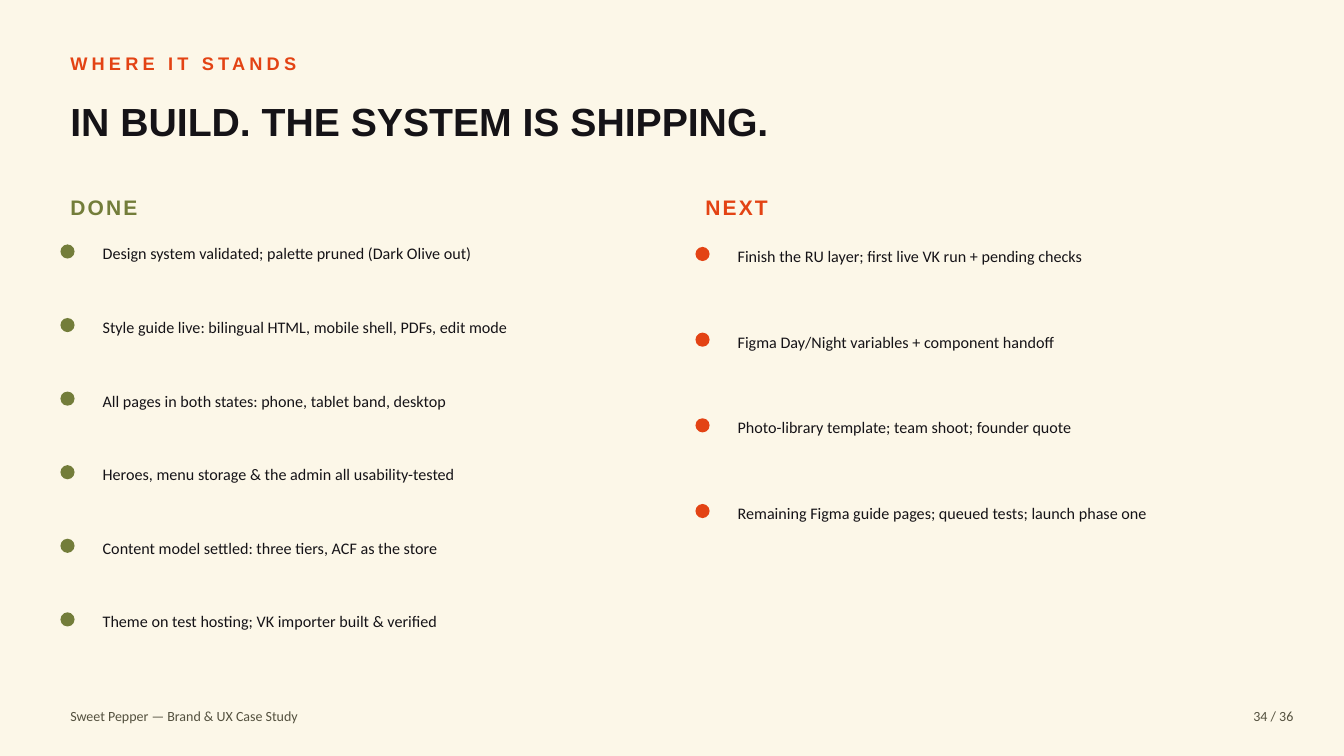
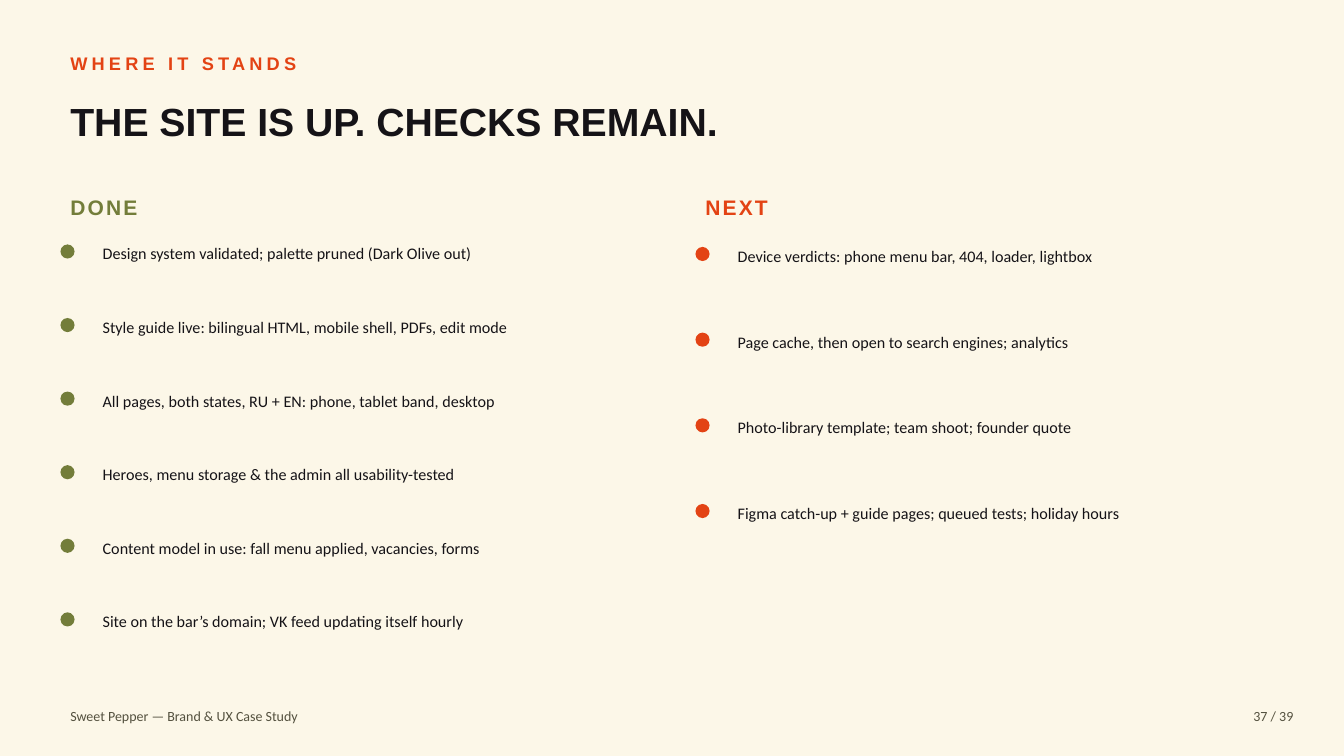
Before and after one commit to conceptly/sweet-pepper-bar, a slide deck: slide 37 of case-study/Sweet-Pepper-Case-Study.pptx (slide 34 before the commit). Drawn at 1344x756 pixels with LibreOffice and Linux fonts; fonts in the diff are those of the drawing. Boxes give left, top, right and bottom in pixels: in the first picture for what was removed or moved away, otherwise in the second. Text is boxed around its words. In the diff, an @@ line names an element or a change of style, - is before the commit and + after.

```diff
--- a/case-study/Sweet-Pepper-Case-Study.pptx
+++ b/case-study/Sweet-Pepper-Case-Study.pptx
@@ text at [70,108,717,137]: text changed @@
-IN BUILD. THE SYSTEM IS SHIPPING.
+THE SITE IS UP. CHECKS REMAIN.
@@ text at [738,250,1092,265]: text changed @@
-Finish the RU layer; first live VK run + pending checks
+Device verdicts: phone menu bar, 404, loader, lightbox
@@ text at [738,336,1068,351]: text changed @@
-Figma Day/Night variables + component handoff
+Page cache, then open to search engines; analytics
@@ text at [103,395,494,410]: text changed @@
-All pages in both states: phone, tablet band, desktop
+All pages, both states, RU + EN: phone, tablet band, desktop
@@ text at [738,507,1119,522]: text changed @@
-Remaining Figma guide pages; queued tests; launch phase one
+Figma catch-up + guide pages; queued tests; holiday hours
@@ text at [103,542,480,557]: text changed @@
-Content model settled: three tiers, ACF as the store
+Content model in use: fall menu applied, vacancies, forms
@@ text at [103,615,463,630]: text changed @@
-Theme on test hosting; VK importer built & verified
+Site on the bar’s domain; VK feed updating itself hourly
@@ text at [1253,712,1293,721]: text changed @@
-34 / 36
+37 / 39
```
Also in this commit, not shown: 33 other slides changed, 3 slides added, 33 other files.
